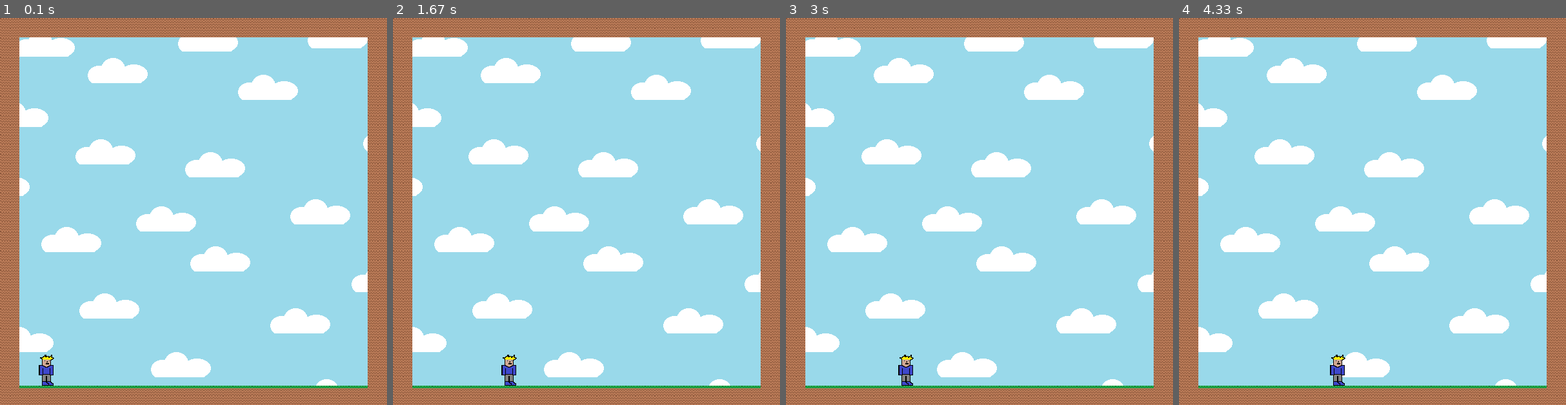
Above: before the commit, frames 1-4 (left to right).
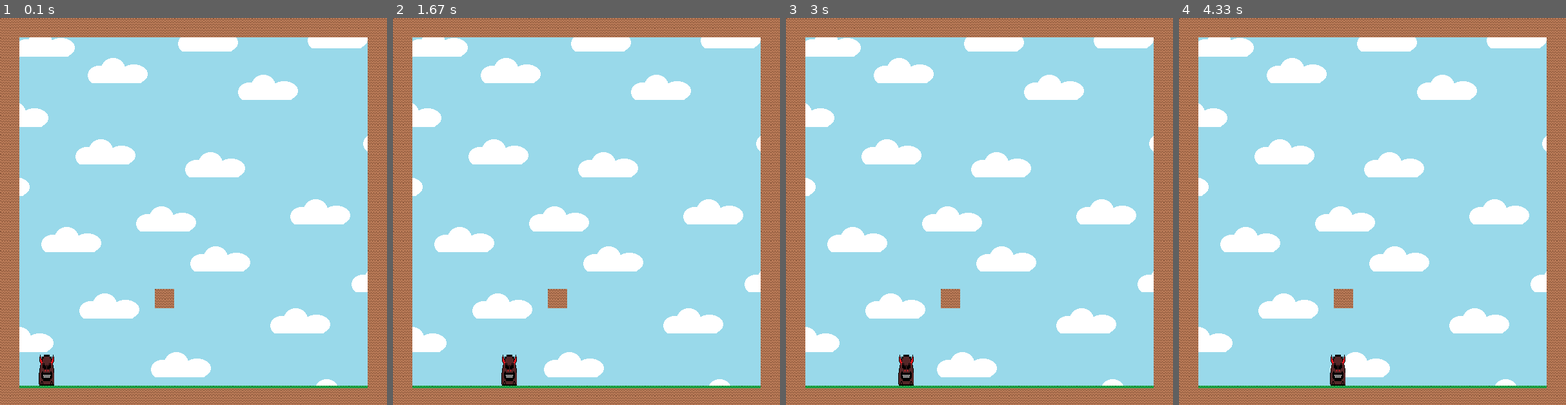
Above: after the commit, the same moments.

Repository: GustavJohansson420/programmering-slutprojekt
Game: pygame game, started from Pygame, Gustav/2dspel.py
The game is run twice, just before and just after one commit, with the same random seed, the same clock (stepped at 60 frames per second) and the same inputs.
Inputs:
- Up to frame 1 (0.1 s): no input
- Up to frame 2 (1.67 s): hold D 0.33-0.8 s; hold D 0.83-1.3 s; hold A from 1.33 s (still down)
- Up to frame 3 (3 s): release A at 1.87 s; hold A 1.9-2.3 s; hold D 2.33-2.97 s
- Up to frame 4 (4.33 s): hold A 3-3.47 s; hold D 3.5-3.97 s; hold D from 4 s (still down)

The runs differ from the first frame. In frame 1, 0.5% of the frame differs, in the area x 10-45%, y 70-95%; in frame 2, 0.5%; in frame 3, 0.5%; in frame 4, 0.5%.

Commit message:
Add files via upload

Diff:
--- a/Pygame, Gustav/2dspel.py
+++ b/Pygame, Gustav/2dspel.py
@@ -18,7 +18,7 @@
 
 class Player():
     def __init__(self, x, y):
-        img = pygame.image.load('bilder/Gubbe2.png')
+        img = pygame.image.load('bilder/DevilShit.png')
         self.image = pygame.transform.scale(img, (24, 48))
         self.rect = self.image.get_rect()
         self.rect.x = x
@@ -81,7 +81,7 @@
 [2, 0, 0, 0, 0, 0, 0, 0, 0, 0, 0, 0, 0, 0, 0, 0, 0, 0, 0, 2,],
 [2, 0, 0, 0, 0, 0, 0, 0, 0, 0, 0, 0, 0, 0, 0, 0, 0, 0, 0, 2,],
 [2, 0, 0, 0, 0, 0, 0, 0, 0, 0, 0, 0, 0, 0, 0, 0, 0, 0, 0, 2,],
-[2, 0, 0, 0, 0, 0, 0, 0, 0, 0, 0, 0, 0, 0, 0, 0, 0, 0, 0, 2,],
+[2, 0, 0, 0, 0, 0, 0, 0, 2, 0, 0, 0, 0, 0, 0, 0, 0, 0, 0, 2,],
 [2, 0, 0, 0, 0, 0, 0, 0, 0, 0, 0, 0, 0, 0, 0, 0, 0, 0, 0, 2,],
 [2, 0, 0, 0, 0, 0, 0, 0, 0, 0, 0, 0, 0, 0, 0, 0, 0, 0, 0, 2,],
 [2, 0, 0, 0, 0, 0, 0, 0, 0, 0, 0, 0, 0, 0, 0, 0, 0, 0, 0, 2,],
Binary file added: Pygame, Gustav/bilder/DevilShit.png
